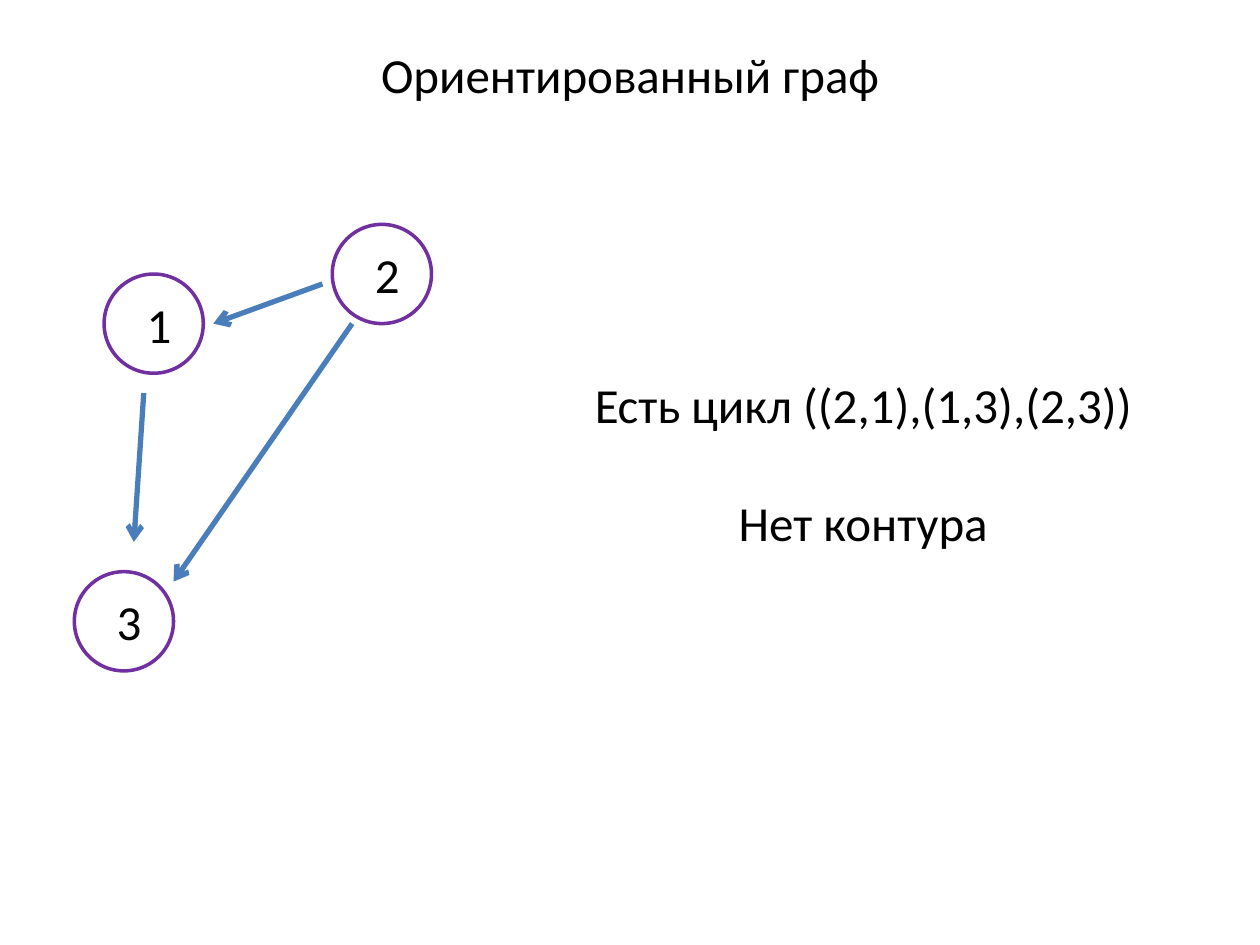
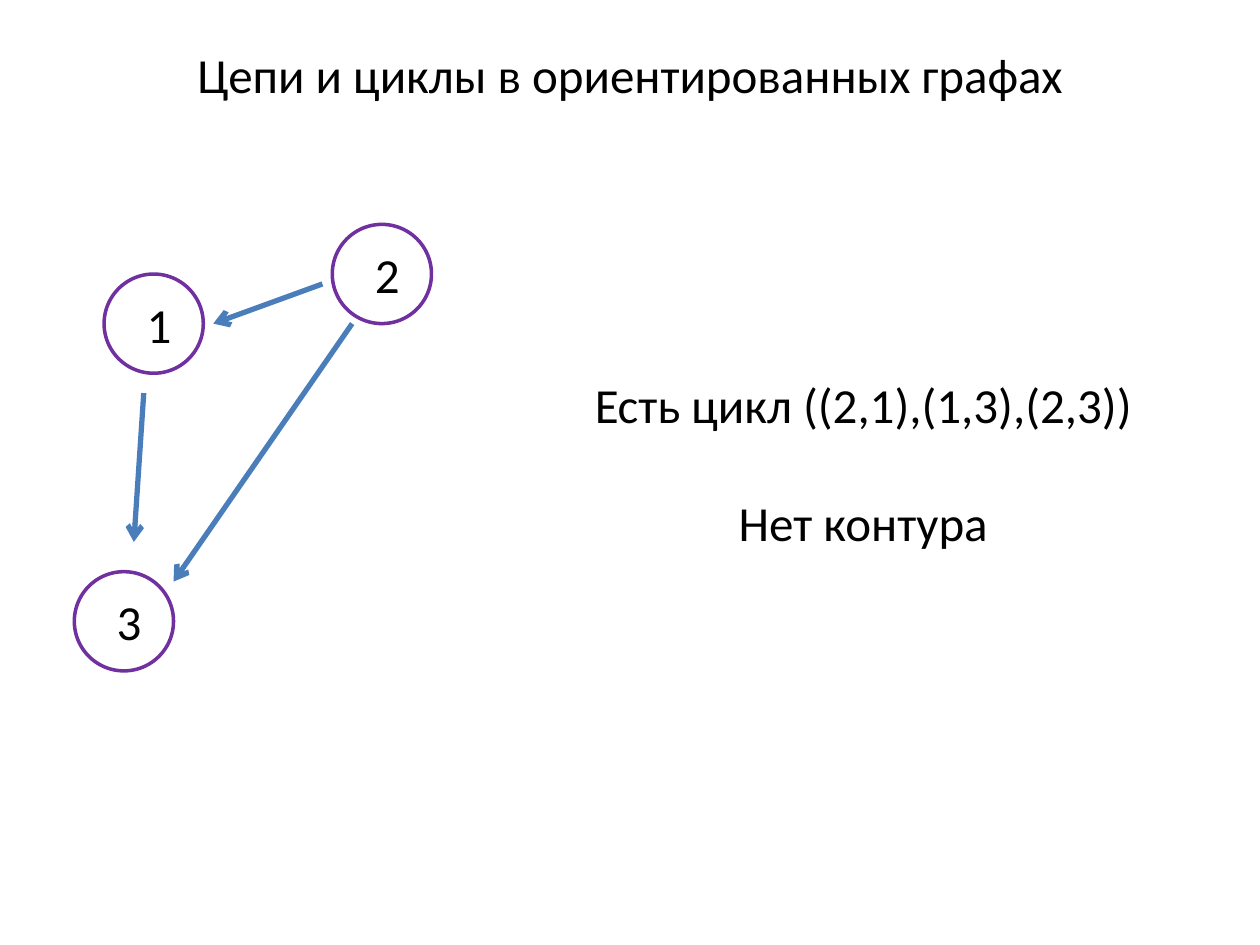
Before and after one commit to SteinbergOB/ANG, a slide deck: slide 39 of Презентации/Лекция 0.pptx (slide 41 before the commit). Drawn at 1260x945 pixels with LibreOffice and Linux fonts; fonts in the diff are those of the drawing. Boxes give left, top, right and bottom in pixels: in the first picture for what was removed or moved away, otherwise in the second. Text is boxed around its words. In the diff, an @@ line names an element or a change of style, - is before the commit and + after.

```diff
--- a/Презентации/Лекция 0.pptx
+++ b/Презентации/Лекция 0.pptx
@@ text at [197, 60, 1063, 101]: text changed @@
-Ориентированный граф
+Цепи и циклы в ориентированных графах
```
Also in this commit, not shown: 19 other slides changed, 2 slides removed.
